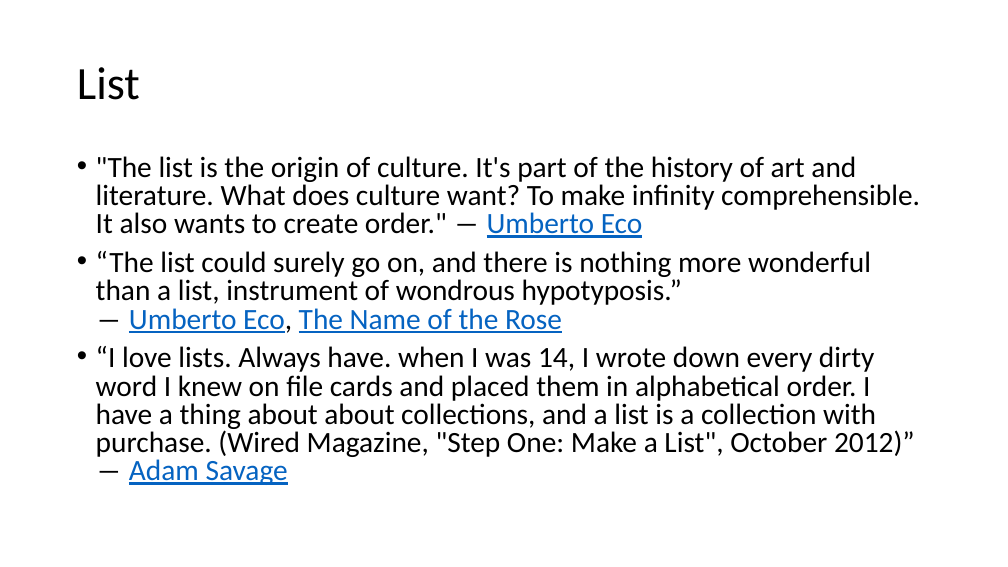
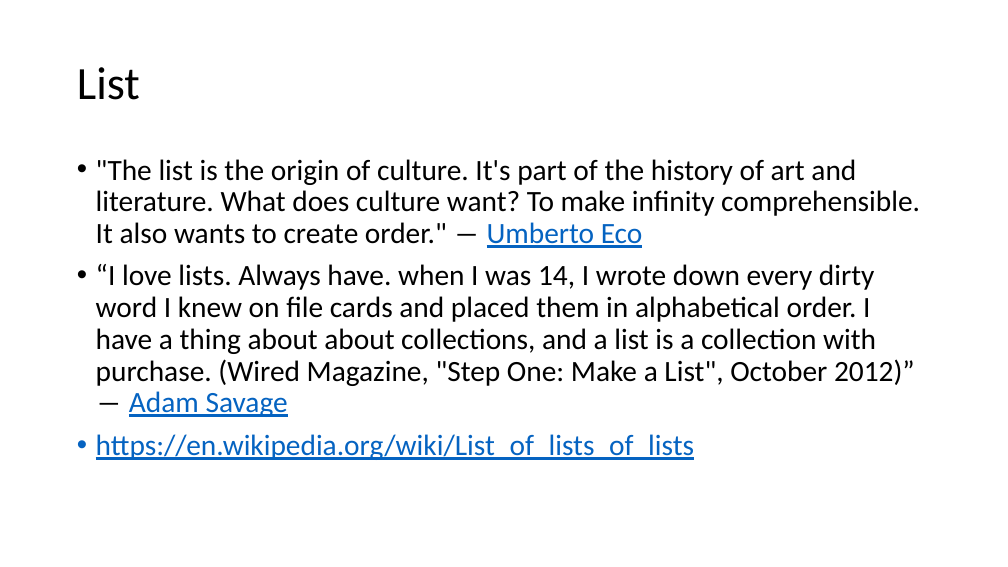
Before and after one commit to morotsman/lecture_functional_programming, a slide deck: slide 2 of lodash/List.pptx. Drawn at 1008x567 pixels with LibreOffice and Linux fonts; fonts in the diff are those of the drawing. Boxes give left, top, right and bottom in pixels: in the first picture for what was removed or moved away, otherwise in the second. Text is boxed around its words. In the diff, an @@ line names an element or a change of style, - is before the commit and + after.

```diff
--- a/lodash/List.pptx
+++ b/lodash/List.pptx
@@ text at box(96, 159, 920, 417): line spacing 0.8 to 0.9 @@
@@ text at box(96, 251, 871, 333): paragraph removed @@
-• “The list could surely go on, and there is nothing more wonderful than a list, instrument of wondrous hypotyposis.”
-  ― Umberto Eco, The Name of the Rose
@@ text at box(96, 434, 694, 460): paragraph added @@
+• https://en.wikipedia.org/wiki/List_of_lists_of_lists
```
Also in this commit, not shown: 1 slide removed, 1 other file.
